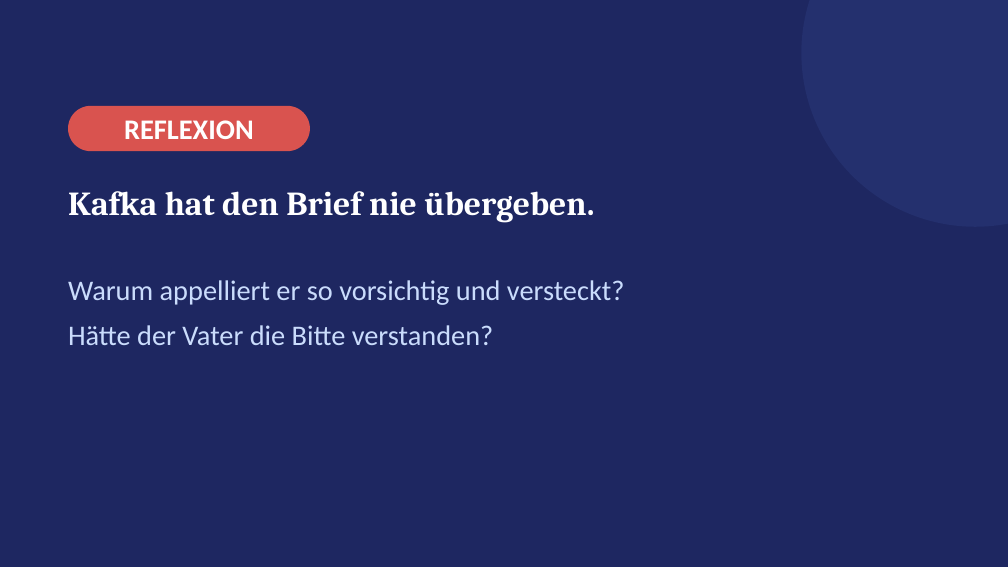
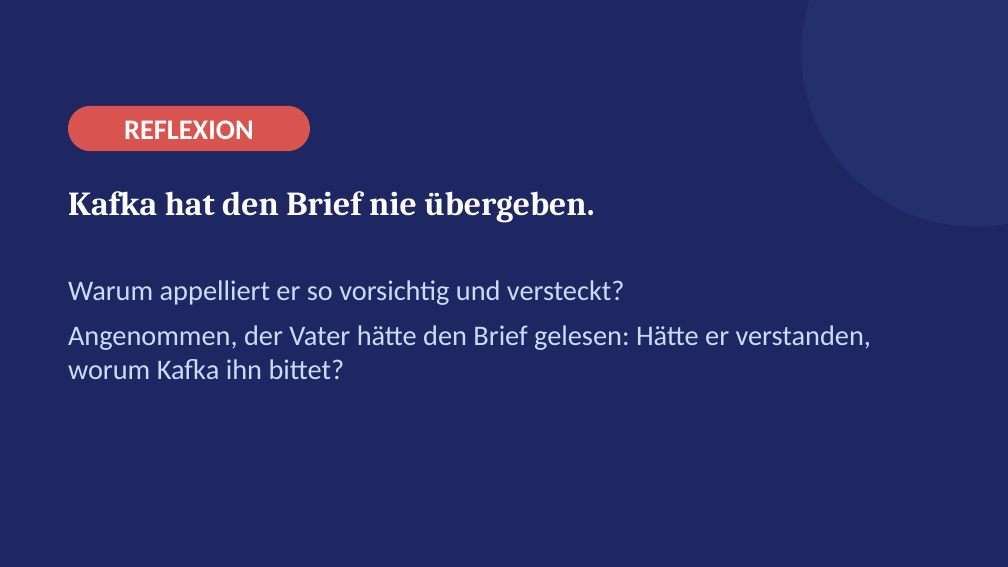
Before and after one commit to golzkonstantin-gif/Schule, a slide deck: slide 13 of Deutsch_11/Kafka_Appell/Praesentation_Kafkas_Appell.pptx. Drawn at 1008x567 pixels with LibreOffice and Linux fonts; fonts in the diff are those of the drawing. Boxes give left, top, right and bottom in pixels: in the first picture for what was removed or moved away, otherwise in the second. Text is boxed around its words. In the diff, an @@ line names an element or a change of style, - is before the commit and + after.

```diff
--- a/Deutsch_11/Kafka_Appell/Praesentation_Kafkas_Appell.pptx
+++ b/Deutsch_11/Kafka_Appell/Praesentation_Kafkas_Appell.pptx
@@ text at (68,325,871,379): text changed @@
-Hätte der Vater die Bitte verstanden?
+Angenommen, der Vater hätte den Brief gelesen: Hätte er verstanden, worum Kafka ihn bittet?
```
Also in this commit, not shown: 10 other files.
